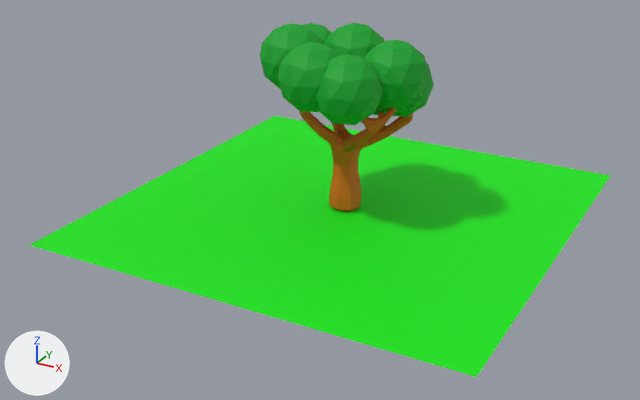
Two versions of the OBJ model app/src/main/assets/Tree.obj, one commit apart.
One viewpoint serves both versions: a 50 mm camera at (17.2, -33.8, 17.0) aimed at (-0.3, -1.8, 1.0). The axes (+X, +Y, +Z) are drawn at lower left. The lights are the same throughout. Where no turn or scale is listed for an object, it has been applied to the vertices.

Objects in the first picture: 'Tree'.
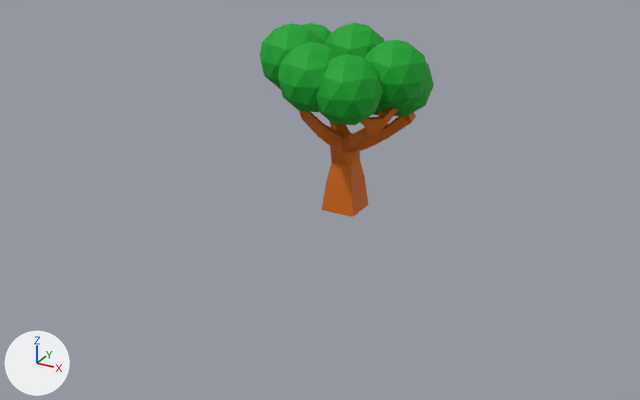
Where the change shows, as pixel boxes [x1, y1, x2, y2] in the pictures (640 x 400 px; the box of a moved part takes in the faces that stretch with it):
'Tree', reshaped (70% narrower, 45% shorter): before [30, 23, 611, 377]; after [260, 23, 434, 217]
part 1 of me_tree, moved or reshaped: before [299, 111, 413, 212]; after [299, 111, 416, 217]
part 2 of me_tree, deleted (green): before [30, 116, 611, 377]

What the commit changed:
me_tree is used by ob_tree; location (0.0, 0.0, 0.0).
me_tree had 1754 vertices, 3462 faces and spanned x -10.0..10.0, y -10.0..10.0, z 0.0..8.6.
me_tree no longer uses material mat_grassgreen (green #00e700).
me_tree now has 1750 vertices, 3460 faces and spans x -3.5..3.8, y -4.0..3.7, z 0.0..8.6.
me_tree part 1: 103 vertices moved within x -2.1..2.9, y -2.6..2.1, z 0.0..6.3; 242 vertices removed from x -2.1..3.0, y -2.5..2.1, z 0.0..6.4; 242 vertices added at x -2.2..3.0, y -2.6..2.2, z 0.0..6.4.
me_tree part 2: 4 vertices removed from x -10.0..10.0, y -10.0..10.0, z 0.0.
